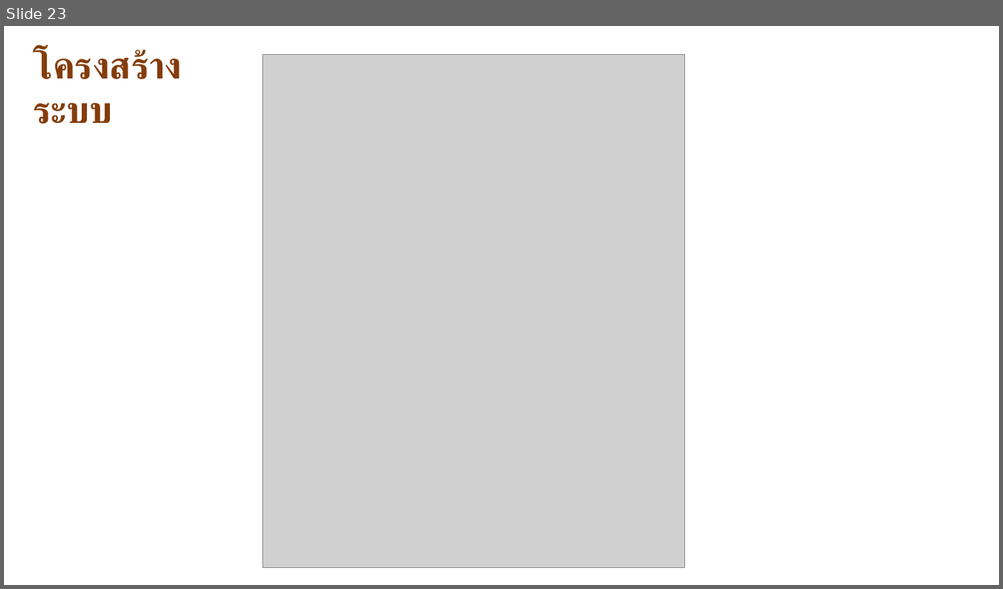
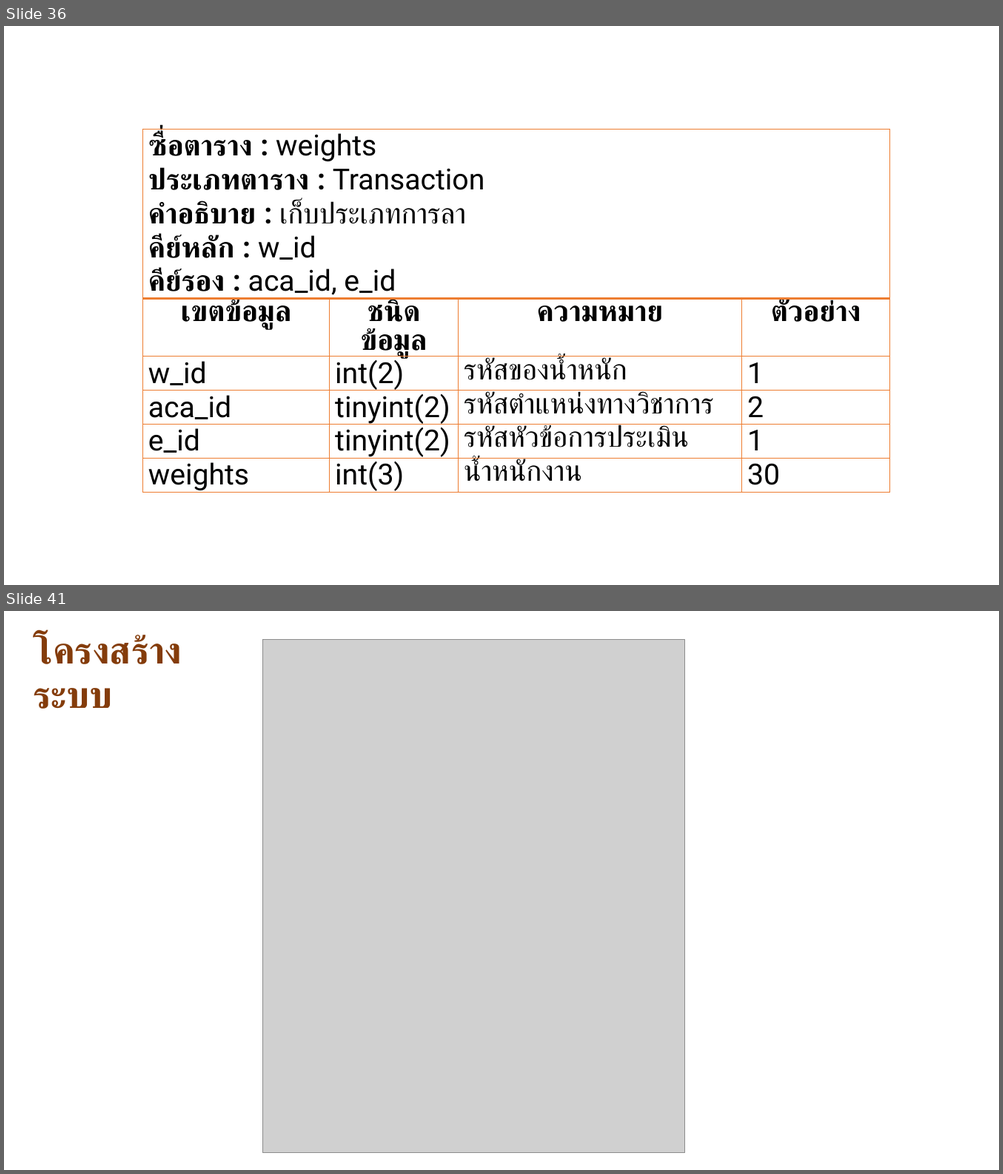
Before and after one commit to goodloveone1/project, a slide deck: data/นำเสนอ P.pptx. Shown one above the other, each under a label of ours: slide 23 before the commit, slides 36 and 41 after it; the slides between them are not shown. The pictures are 1003x589 and 1003x1174 pixels, drawn with LibreOffice and Linux fonts; fonts in the diff are those of the drawing; grey boxes stand for pictures. Boxes give left, top, right and bottom in pixels: in the first picture for what was removed or moved away, otherwise in the second. Text is boxed around its words. In the diff, an @@ line names an element or a change of style, - is before the commit and + after.

```diff
--- a/data/นำเสนอ P.pptx
+++ b/data/นำเสนอ P.pptx
@@ slide 36 added at (4, 26, 999, 585), background #FFFFFF @@
@@ table added at (143, 129, 889, 496), 6 rows, 4 columns @@
+ซื่อตาราง : weights / ประเภทตาราง : Transaction / คำอธิบาย : เก็บประเภทการลา / คีย์หลัก : w_id / คีย์รอง : aca_id, e_id |  |  | 
+เขตข้อมูล | ชนิดข้อมูล | ความหมาย | ตัวอย่าง
+w_id | int(2) | รหัสของน้ำหนัก | 1
+aca_id | tinyint(2) | รหัสตำแหน่งทางวิชาการ | 2
+e_id | tinyint(2) | รหัสหัวข้อการประเมิน | 1
+weights | int(3) | น้ำหนักงาน | 30
@@ what was slide 23 is now slide 41 @@
```
Also in this commit, not shown: 19 slides changed, 20 other slides added, 18 slides removed, 1 other file.
